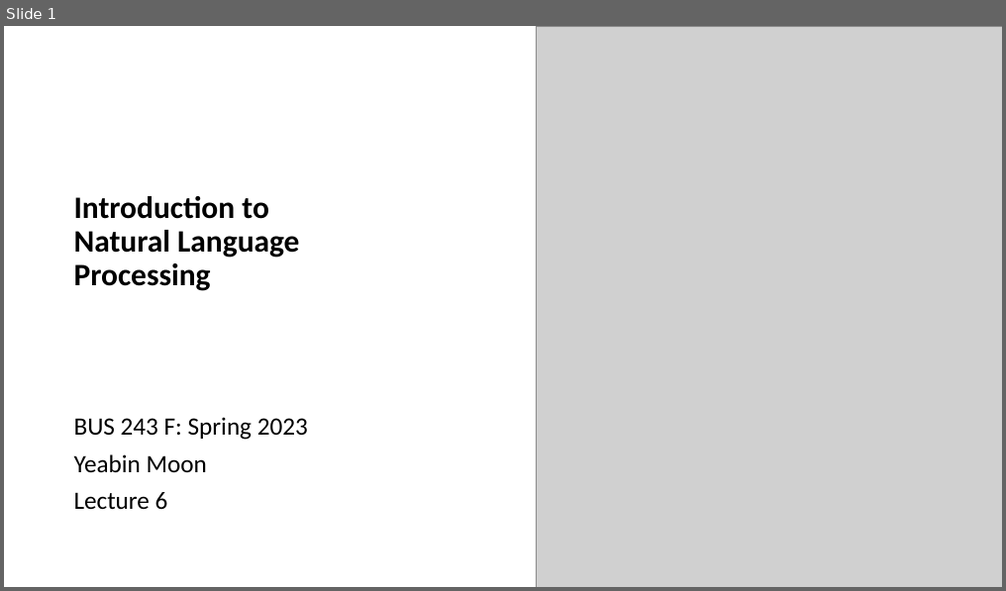
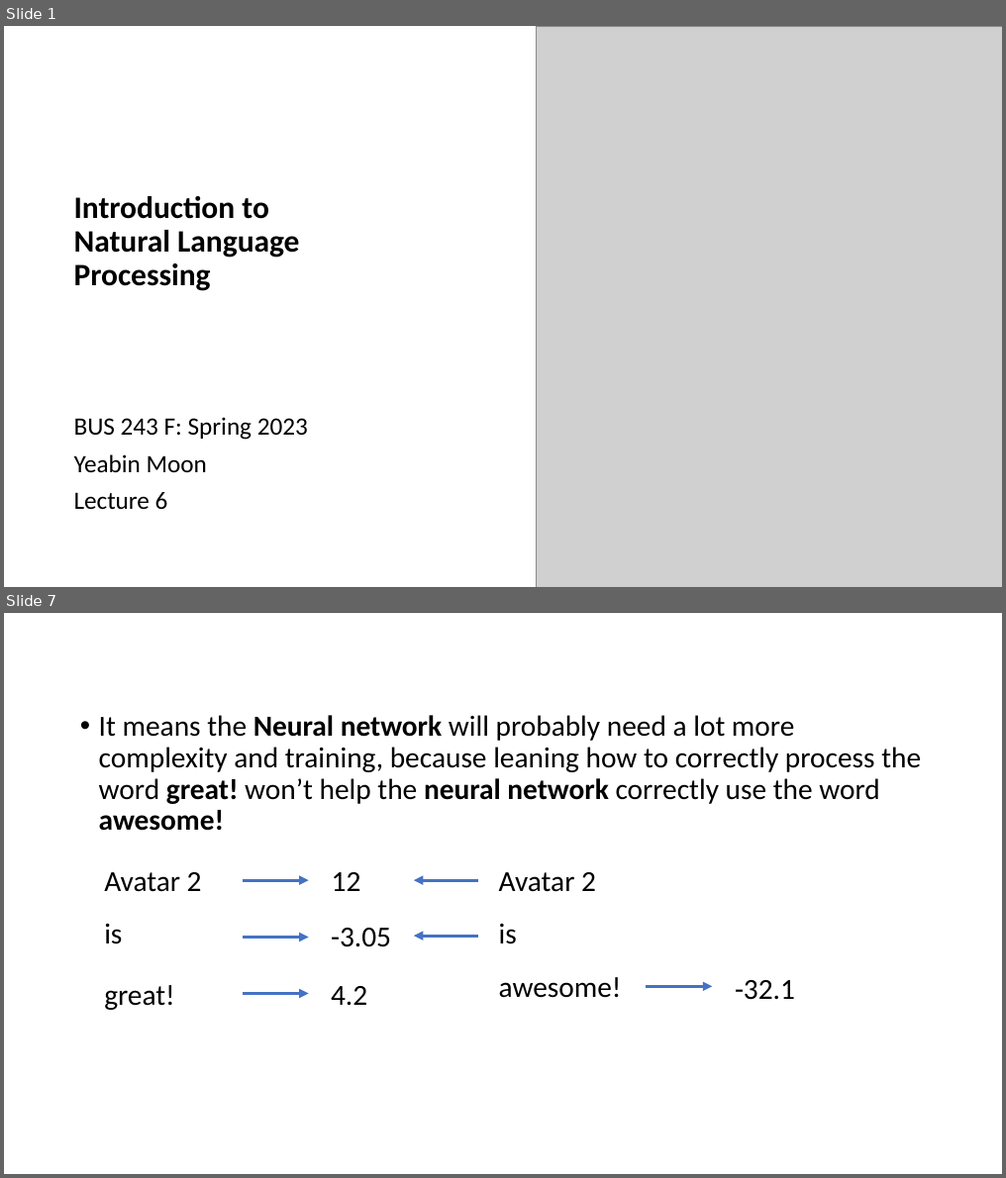
Before and after one commit to YeabinMoonEcon/BUS211, a slide deck: BUS243_NLP/lecture_notes/Lecture6_2.pptx. Shown one above the other, each under a label of ours: slide 1 before the commit, slides 1 and 7 after it; the slides between them are not shown. The pictures are 1006x591 and 1006x1178 pixels, drawn with LibreOffice and Linux fonts; fonts in the diff are those of the drawing; grey boxes stand for pictures. Boxes give left, top, right and bottom in pixels: in the first picture for what was removed or moved away, otherwise in the second. Text is boxed around its words. In the diff, an @@ line names an element or a change of style, - is before the commit and + after.

```diff
--- a/BUS243_NLP/lecture_notes/Lecture6_2.pptx
+++ b/BUS243_NLP/lecture_notes/Lecture6_2.pptx
@@ slide 7 added at [4, 613, 1002, 1174], background #FFFFFF @@
@@ text added at [99, 715, 921, 831], 28 pt, text #000000 @@
+• It means the Neural network will probably need a lot more complexity and training, because leaning how to correctly process the word great! won’t help the neural network correctly use the word awesome!
@@ text added at [104, 872, 202, 892], 28 pt, text #000000 @@
+Avatar 2
@@ text added at [332, 872, 361, 891], 28 pt, text #000000 @@
+12
@@ text added at [499, 872, 596, 892], 28 pt, text #000000 @@
+Avatar 2
@@ arrow added from (242, 880) to (309, 880), #4472C4 3 pt @@
@@ arrow added from (478, 880) to (414, 880), #4472C4 3 pt @@
@@ text added at [104, 923, 122, 945], 28 pt, text #000000 @@
+is
@@ arrow added from (242, 937) to (309, 937), #4472C4 3 pt @@
@@ text added at [331, 928, 391, 948], 28 pt, text #000000 @@
+-3.05
@@ arrow added from (478, 936) to (414, 936), #4472C4 3 pt @@
@@ text added at [499, 924, 517, 945], 28 pt, text #000000 @@
+is
@@ text added at [104, 985, 174, 1010], 28 pt, text #000000 @@
+great!
@@ arrow added from (242, 994) to (309, 994), #4472C4 3 pt @@
@@ text added at [331, 986, 367, 1006], 28 pt, text #000000 @@
+4.2
@@ text added at [499, 977, 622, 998], 28 pt, text #000000 @@
+awesome!
@@ arrow added from (647, 986) to (712, 986), #4472C4 3 pt @@
@@ text added at [735, 980, 795, 1000], 28 pt, text #000000 @@
+-32.1
```
Also in this commit, not shown: 91 other slides added, 12 slides removed, 2 other files.
